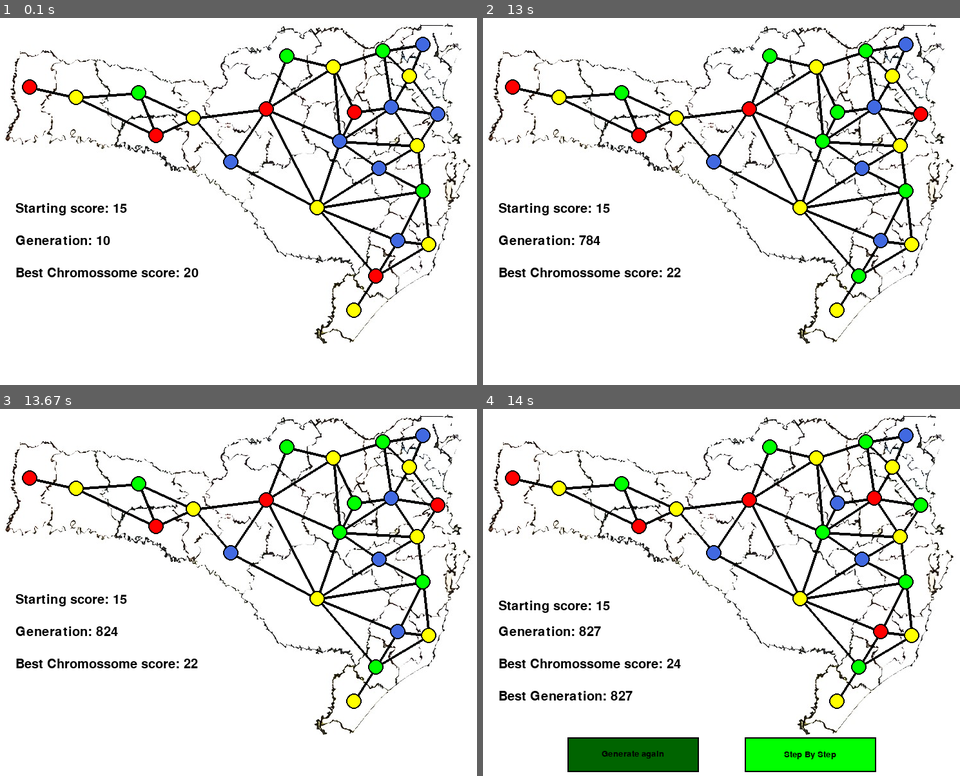
Above: before the commit, frames 1-4 (two rows, left to right).
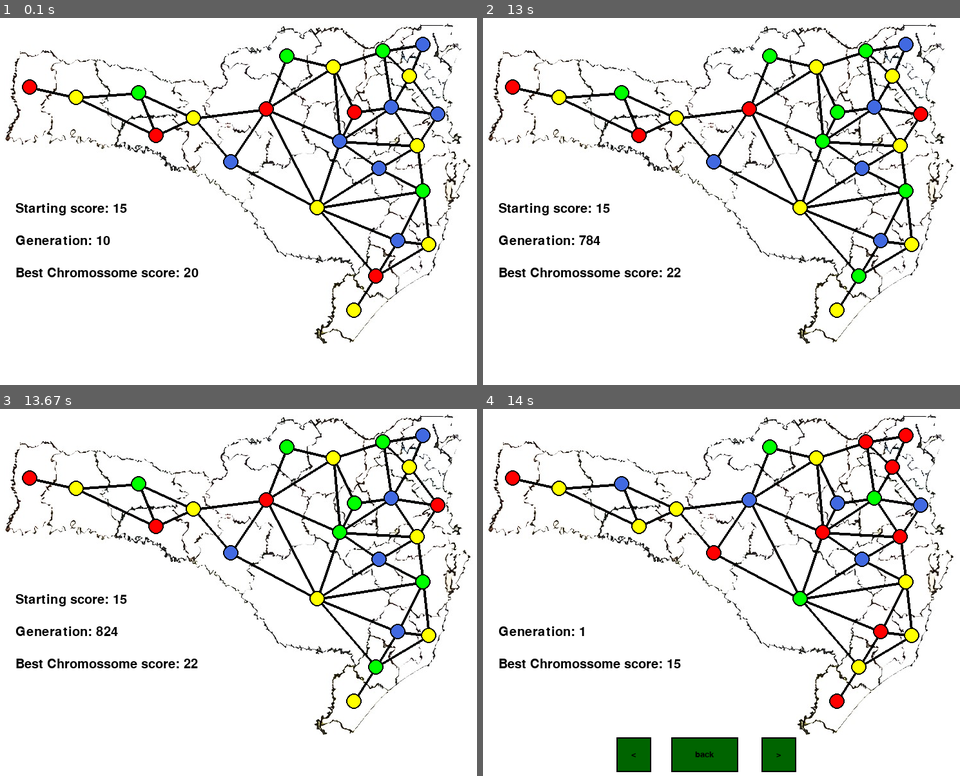
Above: after the commit, the same moments.

Repository: PatrickStyle66/Map_Coloring_Problem_With_Genetic_Algorithm
Game: pygame game, started from main.py
Same seed, same stepped clock (60 frames per second), same inputs: the game is played once before the commit and once after it.
Inputs:
- Up to frame 1 (0.1 s): no input
- Up to frame 2 (13 s): no input
- Up to frame 3 (13.67 s): no input
- Up to frame 4 (14 s): click "Step By Step" at 13.98 s

Frames 1-3 are identical in both runs. In frame 4, 6.7% of the frame differs, in the area x 3-94%, y 5-99%.

Commit message:
feat(Steps):added "Step By Step" function

Diff:
--- a/main.py
+++ b/main.py
@@ -20,10 +20,15 @@
 step_by_step = button((0, 100, 0), 434, 550, 200, 50, std_button('Step By Step',0))
 show_button = False
 MapsList = []
+scoresList = []
+generationList = []
 
-def StepFunc(MapsList):
+def StepFunc(MapsList,scoresList,generationsList):
     run = True
     currentMap = 0
+    leftButton = button((0, 100, 0), 235, 550, 50, 50, std_button('<',0))
+    rightButton = button((0, 100, 0), 460, 550, 50, 50, std_button('>', 0))
+    backButton = button((0, 100, 0), 320, 550, 100, 50, std_button('back',0))
     while run:
         win.blit(bg, (0, 0))
         for event in pygame.event.get():
@@ -31,12 +36,38 @@
             if event.type == pygame.QUIT:
                 run = False
                 pygame.quit()
+            if leftButton.isOver(pos):
+                leftButton.color = (0,255,0)
+                if event.type == pygame.MOUSEBUTTONDOWN and currentMap != 0:
+                    currentMap = currentMap - 1
+            else:
+                leftButton.color = (0,100,0)
+            if rightButton.isOver(pos):
+                rightButton.color = (0, 255, 0)
+                if event.type == pygame.MOUSEBUTTONDOWN and currentMap < len(MapsList) - 1:
+                    currentMap = currentMap + 1
+            else:
+                rightButton.color= (0,100,0)
+            if backButton.isOver(pos):
+                backButton.color = (0,255,0)
+                if event.type == pygame.MOUSEBUTTONDOWN:
+                    run = False
+            else:
+                backButton.color = (0,100,0)
         for i in range(1, 25):
             for j in ScMap[str(i)]:
                 pygame.draw.line(win, [0, 0, 0], ScPositions[(str(i))], ScPositions[(str(j))], width=4)
         for position in ScPositions:
             pygame.draw.circle(win, [0, 0, 0], ScPositions[position], 12)
             pygame.draw.circle(win, ScColors[MapsList[currentMap][1][position]], ScPositions[position], 10)
+        generation = font.render(f'Generation: {generationsList[currentMap]}', 1, (0, 0, 0))
+        genscore = font.render(f'Best Chromossome score: {scoresList[currentMap]}', 1, (0, 0, 0))
+        win.blit(generation, (50, 375))
+        win.blit(genscore, (50, 425))
+        leftButton.draw(win,(0,0,0))
+        rightButton.draw(win,(0,0,0))
+        backButton.draw(win,(0,0,0))
+        pygame.display.update()
 
 
 while run:
@@ -54,12 +85,16 @@
                 population = InitialPop[:]
                 score = 0
                 iter = 1
+                MapsList = []
+                scoresList = []
+                generationList = []
         else:
             regen.color = (0, 100, 0)
         if step_by_step.isOver(pos) and show_button:
             step_by_step.color = (0,255,0)
             if event.type == pygame.MOUSEBUTTONDOWN:
-                StepFunc(MapsList)
+                StepFunc(MapsList,scoresList,generationList)
+
         else:
             step_by_step.color = (0, 100, 0)
     for i in range(1, 25):
@@ -85,6 +120,8 @@
         score = best[0]
         if score > previous_score:
             MapsList.append(best)
+            scoresList.append(score)
+            generationList.append(iter)
         if iter == 1:
             startingscore = score
         population = NextGen[:]
